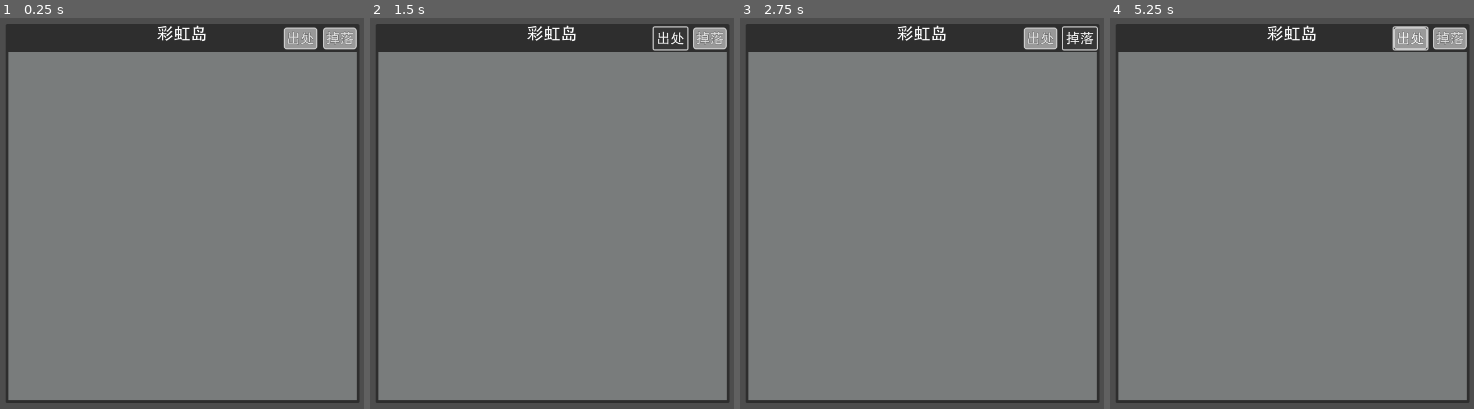
Above: before the commit, frames 1-4 (left to right).
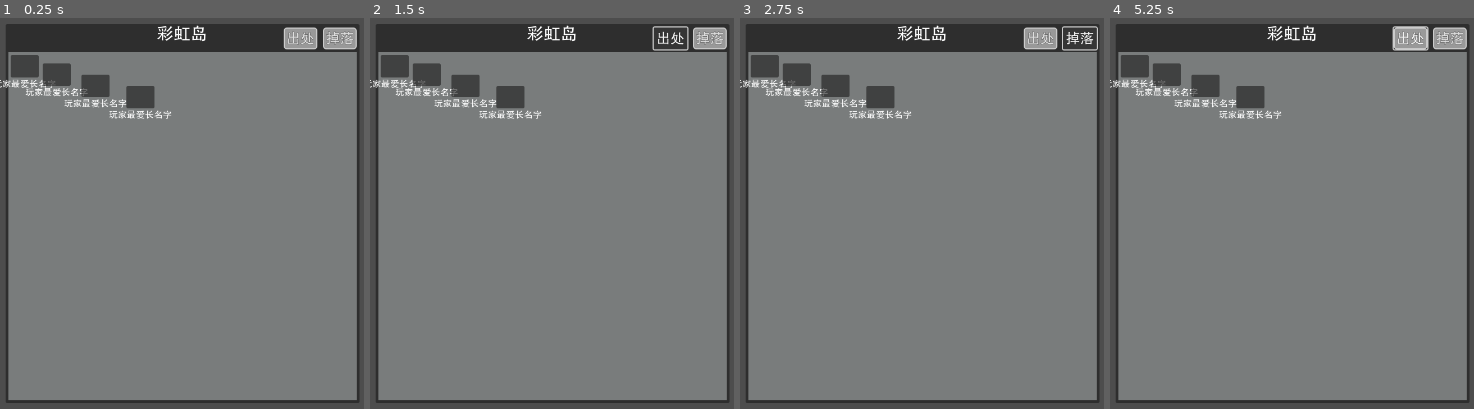
Above: after the commit, the same moments.

Repository: limingboGitHub/TextAdventure
Game: Godot game, scene res://src/scenes/game/map.tscn
The game is run twice, just before and just after one commit, with the same random seed, the same clock (stepped at 60 frames per second) and the same inputs. This scene is started directly instead of the project's main scene.
Inputs (mouse positions are in pixels of both pictures, inside the frame that each line leads up to):
- Up to frame 1 (0.25 s): no input
- Up to frame 2 (1.5 s): click "掉落" at 0.5 s; click "出处" at 1.25 s
- Up to frame 3 (2.75 s): click "掉落" at 2 s
- Up to frame 4 (5.25 s): click "出处" at 2.75 s; click "掉落" at 3.5 s; click "出处" at 4.25 s; tap Enter at 5 s; move the mouse to (1372, 326) at 5.02 s; hold Ctrl (attack) from 5.03 s (still down); click (1372, 326) at 5.17 s

The runs differ from the first frame. In frame 1, 2.5% of the frame differs, in the area x 0-47%, y 9-26%; in frame 2, 2.5%; in frame 3, 2.5%; in frame 4, 2.5%.
Error in both runs: Assertion failed: 地图数据未加载 (res://src/scenes/game/map.gd:46)

Commit message:
feat: 添加【灼热荒原】区域相关内容

Diff:
--- a/assets/config/Bag/Equip/weapon.json
+++ b/assets/config/Bag/Equip/weapon.json
@@ -53,10 +53,10 @@
 			"quality": "史诗",
 			"price": 1000,
 			"attribute_details": {
-				"attack": 1000,
-				"defense": 1000,
-				"max_hp": 1000,
-				"accuracy": 1000
+				"attack": 10000,
+				"defense": 10000,
+				"max_hp": 10000,
+				"accuracy": 10000
 			},
 			"max_upgrade_times": 5
 		},
--- a/assets/config/Bag/etc.json
+++ b/assets/config/Bag/etc.json
@@ -438,6 +438,34 @@
 			"quality":"优秀",
 			"price": 1,
 			"slotMax": 9999999
+		},
+		"etc_001006":{
+			"name": "记忆碎片",
+			"desc": "不知是谁的记忆碎片，充满着能量。",
+			"quality":"稀有",
+			"price": 1,
+			"slotMax": 9999999
+		},
+		"etc_001007":{
+			"name": "忘却碎片",
+			"desc": "这碎片拥有的越多时，越感到沉重。",
+			"quality":"稀有",
+			"price": 1,
+			"slotMax": 9999999
+		},
+		"etc_001008":{
+			"name": "魔王的记忆",
+			"desc": "魔王从哪里来，要到哪里去，他自己都不记得了。",
+			"quality":"稀有",
+			"price": 1,
+			"slotMax": 9999999
+		},
+		"etc_001009":{
+			"name": "来自远方的信",
+			"desc": "赠冒险家的一封信：\n勇敢的冒险家经过一路艰辛，终于走遍了高山，踏过了河海，穿越了沙漠，征服了所有的怪物，最终打败了大魔王，真是一段令人难忘的经历！\n这是我们一起创造的，属于我们共同的“世界”。如果没有这些可爱的人不断夸赞、鼓励和建议，就没有这里后续的一草一木。我们在这片大陆中欢声笑语，把酒言欢。这段时光真的让我重新感受到了小时候游戏带给我那种的快乐，我几乎夜不能寐，我热爱和大家讨论游戏。但，天下没有不散的宴席，此时此刻，让我们就在这个游戏里说再见吧。\n江湖路远，我们定能再见。\n此致\n敬冒险和自由\n刀霜工作室\n2025年6月19日",
+			"quality":"普通",
+			"price": 1,
+			"slotMax": 9999999
 		}
 	}
 }
--- a/assets/config/map_npc.json
+++ b/assets/config/map_npc.json
@@ -476,13 +476,26 @@
 				{
 					"type":"teleport",
 					"visible_limit":{
-						"missions":["mission_000198"]
+						"missions":["mission_000129"]
 					},
 					"map_id_list":[
 						"map_000201"
 					]
 				}
 			]
+		},
+		{
+			"id": "npc_000133",
+			"name": "公主",
+			"visible":true,
+			"position": {
+				"x": 375,
+				"y": 180
+			},
+			"default_messages":[
+				"谢谢你，冒险家！"
+			],
+			"function": []
 		}
 	],
 	"map_000102":[
@@ -836,5 +849,17 @@
 			],
 			"function": []
 		}
+	],
+	"map_000204":[
+		{
+			"id": "npc_000132",
+			"name": "公主",
+			"visible":true,
+			"position": {"x": 550, "y": 550},
+			"default_messages":[
+				"呜呜~"
+			],
+			"function": []
+		}
 	]
 }
--- a/assets/config/mission.json
+++ b/assets/config/mission.json
@@ -1930,11 +1930,11 @@
 		]
 	},
 
-	"mission_000198": {
+	"mission_000129": {
 		"name": "拯救公主",
 		"enable": true,
 		"visible_limit": {
-			"level": 55
+			"level": 53
 		},
 		"mission_phase_list": [
 			{
@@ -1944,11 +1944,82 @@
 				"messages": [
 					"勇敢的冒险家！你的事迹传遍了整个大陆，此时此刻我需要你的帮助。",
 					"公主被魔王抓走了，那是我的一切，请你帮我把公主安全的带回来！",
-					"我会找人带你去魔王的巢穴，务必小心！"
-				]
-			}
-		]
-	},
+					"你准备好了再来找我，我会找人带你去魔王的巢穴，务必小心！"
+				]
+			}
+		]
+	},
+	"mission_000130": {
+		"name": "拯救公主",
+		"enable": true,
+		"visible_limit": {
+			"missions":[
+				"mission_000129"
+			]
+		},
+		"mission_phase_list": [
+			{
+				"name": "深陷重围",
+				"desc": "",
+				"attach_npc_id": "npc_000132",
+				"messages": [
+					"请救救我~"
+				]
+			},
+			{
+				"name": "深陷重围",
+				"desc": "",
+				"attach_npc_id": "npc_000132",
+				"messages": [
+					"呜呜~"
+				],
+				"messages_matched": [
+					"谢谢你，冒险家，我十分想念我的父王。"
+				],
+				"requires": [
+					{
+						"type": "item",
+						"id": "etc_001008",
+						"count": 1
+					}
+				],
+				"finish_hide_npc":[
+					"npc_000132"
+				],
+				"finish_show_npc":[
+					"npc_000133"
+				]
+			}
+		]
+	},
+	"mission_000131": {
+		"name": "拯救公主",
+		"enable": true,
+		"visible_limit": {
+			"missions":[
+				"mission_000130"
+			]
+		},
+		"mission_phase_list": [
+			{
+				"name": "重归平静",
+				"desc": "",
+				"attach_npc_id": "npc_000131",
+				"messages": [
+					"真的非常感谢你，你是这个世界的英雄！",
+					"这里有一个人留下的一封信，他说希望你回“日落村”再打开它"
+				],
+				"rewards": [
+					{
+						"type": "item",
+						"id": "etc_001009",
+						"count": 1
+					}
+				]
+			}
+		]
+	},
+
 	"mission_000199": {
 		"name": "无尽之塔",
 		"enable": true,
--- a/assets/config/monster_drops_rate.json
+++ b/assets/config/monster_drops_rate.json
@@ -771,5 +771,30 @@
 		"consume_002146":{
 			"rate":0.02
 		}
+	},
+	"monster_001002":{
+		"etc_001006":{
+			"rate":0.001
+		}
+	},
+	"monster_001003":{
+		"etc_001006":{
+			"rate":0.001
+		}
+	},
+	"monster_001004":{
+		"etc_001007":{
+			"rate":0.001
+		}
+	},
+	"monster_001005":{
+		"etc_001007":{
+			"rate":0.001
+		}
+	},
+	"monster_001006":{
+		"etc_001008":{
+			"rate":1
+		}
 	}
 }
--- a/src/core/data_world.gd
+++ b/src/core/data_world.gd
@@ -777,6 +777,10 @@
 			data_mission.reset()
 			# 更新NPC的任务状态
 			_update_mission_npc_status(data_mission)
+		# 特殊任务的NPC展示
+		if data_mission.id == "mission_000131":
+			# TODO
+			print("mission_000131任务完成了")
 
 
 func _update_mission_npc_status(data_mission: DataMission):
--- /dev/null
+++ b/src/scenes/all_players.tscn
@@ -0,0 +1,41 @@
+[gd_scene load_steps=2 format=3 uid="uid://ddyrwv10h8p8q"]
+
+[ext_resource type="PackedScene" uid="uid://w3nyh8a5qqiy" path="res://src/scenes/game/npc.tscn" id="1_4uwkp"]
+
+[node name="AllPlayers" type="Control"]
+layout_mode = 3
+anchors_preset = 15
+anchor_right = 1.0
+anchor_bottom = 1.0
+offset_right = -28.0
+offset_bottom = -805.0
+grow_horizontal = 2
+grow_vertical = 2
+
+[node name="1" parent="." instance=ExtResource("1_4uwkp")]
+offset_left = 31.0
+offset_top = 45.0
+offset_right = 31.0
+offset_bottom = 45.0
+default_name = "啊弎"
+
+[node name="2" parent="." instance=ExtResource("1_4uwkp")]
+offset_left = 88.0
+offset_top = 60.0
+offset_right = 88.0
+offset_bottom = 60.0
+default_name = "艾德里布库"
+
+[node name="3" parent="." instance=ExtResource("1_4uwkp")]
+offset_left = 157.0
+offset_top = 80.0
+offset_right = 157.0
+offset_bottom = 80.0
+default_name = "艾德里布库"
+
+[node name="4" parent="." instance=ExtResource("1_4uwkp")]
+offset_left = 237.0
+offset_top = 100.0
+offset_right = 237.0
+offset_bottom = 100.0
+default_name = "奥利奥与爽歪歪"
--- a/src/scenes/game/map.tscn
+++ b/src/scenes/game/map.tscn
@@ -1,6 +1,7 @@
-[gd_scene load_steps=6 format=3 uid="uid://u5cer8r8dtys"]
+[gd_scene load_steps=7 format=3 uid="uid://u5cer8r8dtys"]
 
 [ext_resource type="Script" uid="uid://d016d7t30punw" path="res://src/scenes/game/map.gd" id="1_vq7y3"]
+[ext_resource type="PackedScene" uid="uid://ddyrwv10h8p8q" path="res://src/scenes/all_players.tscn" id="2_g7f7r"]
 [ext_resource type="Theme" uid="uid://okeq2d56howe" path="res://theme/common.tres" id="2_wvkvs"]
 
 [sub_resource type="StyleBoxFlat" id="StyleBoxFlat_5kwkg"]
@@ -88,6 +89,10 @@
 offset_right = -14.0
 offset_bottom = -125.0
 
+[node name="AllPlayers" parent="CanvasLayer/GameZone" instance=ExtResource("2_g7f7r")]
+layout_mode = 1
+offset_bottom = -620.0
+
 [node name="Name" type="Label" parent="CanvasLayer"]
 custom_minimum_size = Vector2(300, 0)
 anchors_preset = 5
--- a/src/scenes/game/npc.gd
+++ b/src/scenes/game/npc.gd
@@ -2,10 +2,13 @@
 
 var data_npc: DataNPC
 
+@export
+var default_name: String = ""
 
 # Called when the node enters the scene tree for the first time.
 func _ready() -> void:
-	pass
+	if $Name.text == "":
+		$Name.text = default_name
 
 
 # Called every frame. 'delta' is the elapsed time since the previous frame.
--- a/src/scenes/game/npc.tscn
+++ b/src/scenes/game/npc.tscn
@@ -26,6 +26,7 @@
 horizontal_alignment = 1
 
 [node name="MissionTip" type="Control" parent="."]
+visible = false
 anchors_preset = 0
 offset_top = -45.0
 offset_bottom = -45.0
